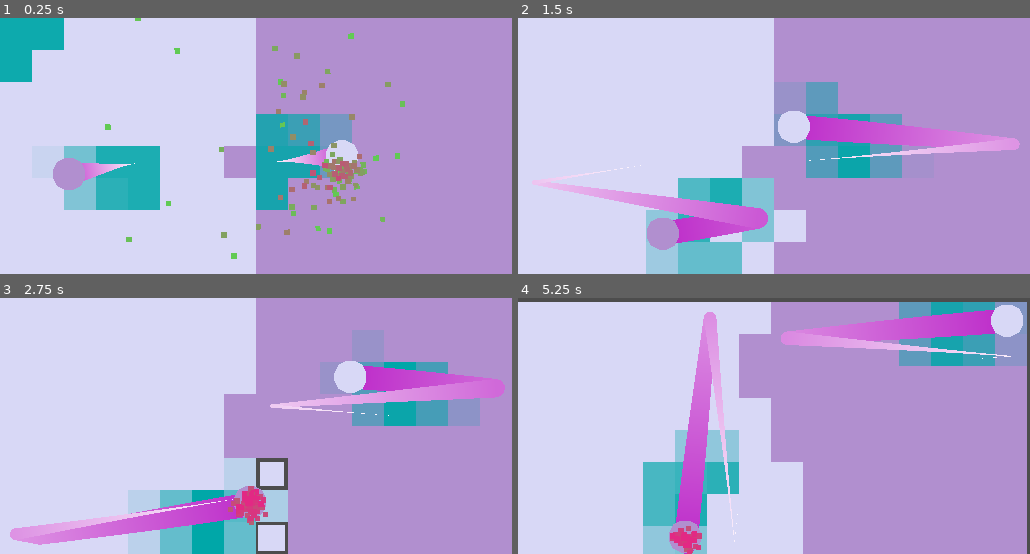
Above: before the commit, frames 1-4 (two rows, left to right).
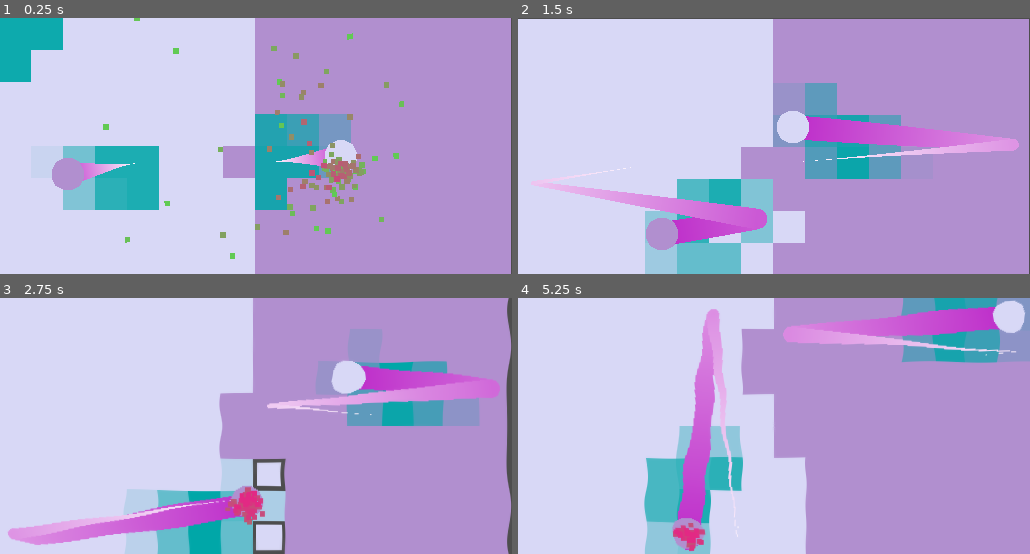
Above: after the commit, the same moments.

Repository: CodyI20/Godot-effects
Game: Godot game, scene res://Scenes/game.tscn
Same seed, same stepped clock (60 frames per second), same inputs: the game is played once before the commit and once after it.
Inputs:
- Up to frame 1 (0.25 s): no input
- Up to frame 2 (1.5 s): no input
- Up to frame 3 (2.75 s): no input
- Up to frame 4 (5.25 s): no input

The runs differ from the first frame. In frame 1, 1.6% of the frame differs, in the area x 6-100%, y 0-100%; in frame 2, 2.3%; in frame 3, 4.3%; in frame 4, 9.3%, in the area x 0-100%, y 0-100%.

Commit message:
Update (New effect)
 - Added a new effect that displays a ripple across the screen whenever the ball hits anything other than an opposing tile

Diff:
--- a/Art/Shaders/highlight.gdshader
+++ /dev/null
@@ -1,18 +0,0 @@
-shader_type canvas_item;
-
-uniform vec4 new_color : source_color; // Custom color for the fragment
-uniform float scale_factor : hint_range(0.0, 10.0); // Scale multiplier
-uniform float time_speed : hint_range(0.1, 5.0); // Speed of scaling oscillation
-
-void vertex() {
-    // Create an oscillating scale factor using sine wave
-    float dynamic_scale = 1.0 + sin(TIME * time_speed) * (scale_factor - 1.0);
-
-    // Adjust the vertex position to scale it
-    VERTEX *= dynamic_scale;
-}
-
-void fragment() {
-    // Apply the color to the fragment
-    COLOR = new_color;
-}
--- /dev/null
+++ b/Art/Shaders/ripple.gdshader
@@ -0,0 +1,14 @@
+shader_type canvas_item;
+
+uniform float wave_count : hint_range(1.0, 50.0, 1.0) = 20.0;
+uniform float speed : hint_range(0.0, 50.0, 0.1) = 3.0;
+uniform float height : hint_range(0.0, 0.1, 0.001) = 0.003;
+uniform sampler2D SCREEN_TEXTURE: hint_screen_texture, filter_linear_mipmap;
+
+void fragment() {
+	vec2 cPos = -1.0 + 2.0 * UV / (1.0 / TEXTURE_PIXEL_SIZE);
+	float cLength = length(cPos);
+	vec2 uv = FRAGCOORD.xy / (1.0 / SCREEN_PIXEL_SIZE).xy + (cPos/cLength) * cos(cLength * wave_count - TIME * speed) * height;
+    vec3 col = texture(SCREEN_TEXTURE,uv).xyz;
+	COLOR = vec4(col,1.0);
+}
--- a/Scenes/game.tscn
+++ b/Scenes/game.tscn
@@ -1,14 +1,22 @@
-[gd_scene load_steps=6 format=3 uid="uid://d2uopcpeaxl8o"]
+[gd_scene load_steps=9 format=3 uid="uid://d2uopcpeaxl8o"]
 
 [ext_resource type="Script" path="res://Scripts/screen_shake.gd" id="1_oeu2d"]
 [ext_resource type="PackedScene" uid="uid://dy6iv0x8udb1v" path="res://Scenes/ball.tscn" id="2_u88ny"]
 [ext_resource type="PackedScene" uid="uid://8u50fc06u2ye" path="res://Scenes/tile.tscn" id="3_twn5j"]
+[ext_resource type="Shader" path="res://Art/Shaders/ripple.gdshader" id="4_alt8s"]
+[ext_resource type="Script" path="res://Scripts/color_rect.gd" id="5_dji1p"]
 
 [sub_resource type="RectangleShape2D" id="RectangleShape2D_ar8xm"]
 size = Vector2(160, 16)
 
 [sub_resource type="RectangleShape2D" id="RectangleShape2D_6j2en"]
 size = Vector2(16, 96)
+
+[sub_resource type="ShaderMaterial" id="ShaderMaterial_qai06"]
+shader = ExtResource("4_alt8s")
+shader_parameter/wave_count = 20.0
+shader_parameter/speed = 12.0
+shader_parameter/height = 0.005
 
 [node name="Game" type="Node2D"]
 
@@ -694,5 +702,22 @@
 [node name="Polygon2D" parent="Ball2" index="0"]
 color = Color(0, 0, 1, 1)
 
+[node name="CanvasLayer" type="CanvasLayer" parent="."]
+layer = 10
+
+[node name="EFFECT #2 (Ripple)" type="ColorRect" parent="CanvasLayer"]
+material = SubResource("ShaderMaterial_qai06")
+anchors_preset = 15
+anchor_right = 1.0
+anchor_bottom = 1.0
+grow_horizontal = 2
+grow_vertical = 2
+color = Color(0.903598, 0.903598, 0.903598, 1)
+script = ExtResource("5_dji1p")
+time_until_it_disappears = 0.7
+
+[node name="Timer" type="Timer" parent="CanvasLayer/EFFECT #2 (Ripple)"]
+one_shot = true
+
 [editable path="Ball1"]
 [editable path="Ball2"]
--- a/Scripts/Global/Events.gd
+++ b/Scripts/Global/Events.gd
@@ -2,3 +2,4 @@
 
 
 signal ball_hit_non_tile()
+signal ball_hit_tile()
--- a/Scripts/ball.gd
+++ b/Scripts/ball.gd
@@ -47,9 +47,11 @@
 		# If the collision is with a tile, toggle it
 		if collision.get_collider() is Tile:
 			collision.get_collider().toggle(self)
+			# And shake the screen...
+			Events.ball_hit_tile.emit()
 		else:
-			# SHAKE SCREEN
 			Events.ball_hit_non_tile.emit()
+
 
 func _get_collision_layer() -> int:
 	return collision_layer
--- /dev/null
+++ b/Scripts/color_rect.gd
@@ -0,0 +1,21 @@
+extends ColorRect
+
+@export var time_until_it_disappears := 0.5
+@onready var timer: Timer = $Timer
+
+# Called when the node enters the scene tree for the first time.
+func _ready() -> void:
+	visible = false
+	Events.ball_hit_non_tile.connect(_turn_on_with_timer)
+	timer.timeout.connect(_turn_off_with_timer)
+
+func _turn_on_with_timer() -> void:
+	visible = true
+	if timer.is_stopped():
+		timer.start(time_until_it_disappears)
+	else:
+		timer.stop()  # Stop the timer to reset it
+		timer.start(time_until_it_disappears)
+
+func _turn_off_with_timer() -> void:
+	visible = false
--- a/Scripts/screen_shake.gd
+++ b/Scripts/screen_shake.gd
@@ -11,7 +11,7 @@
 
 func _ready() -> void:
 	initial_offset = offset
-	Events.ball_hit_non_tile.connect(apply_shake)
+	Events.ball_hit_tile.connect(apply_shake)
 
 func apply_shake() -> void:
 	shake_intensity = shake_intensity_limit
